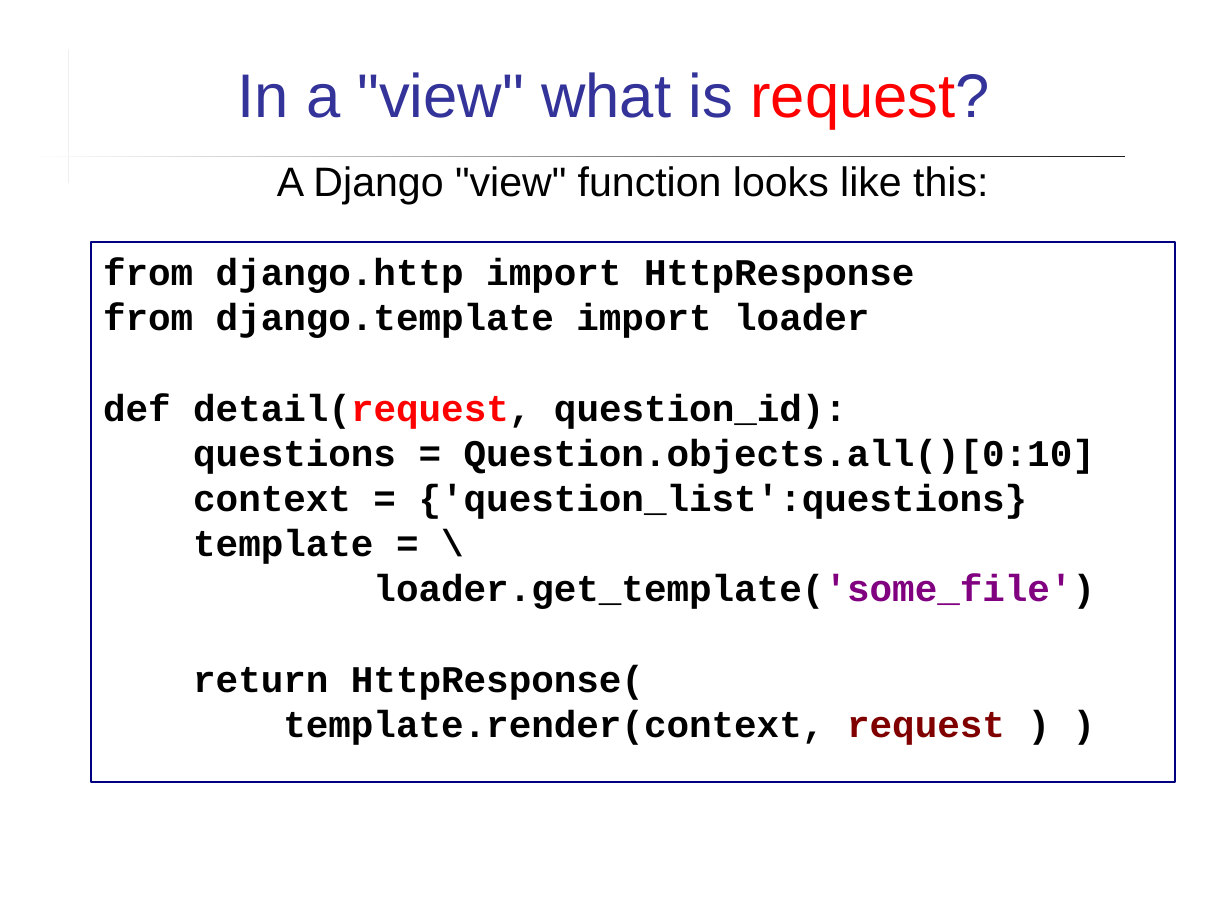
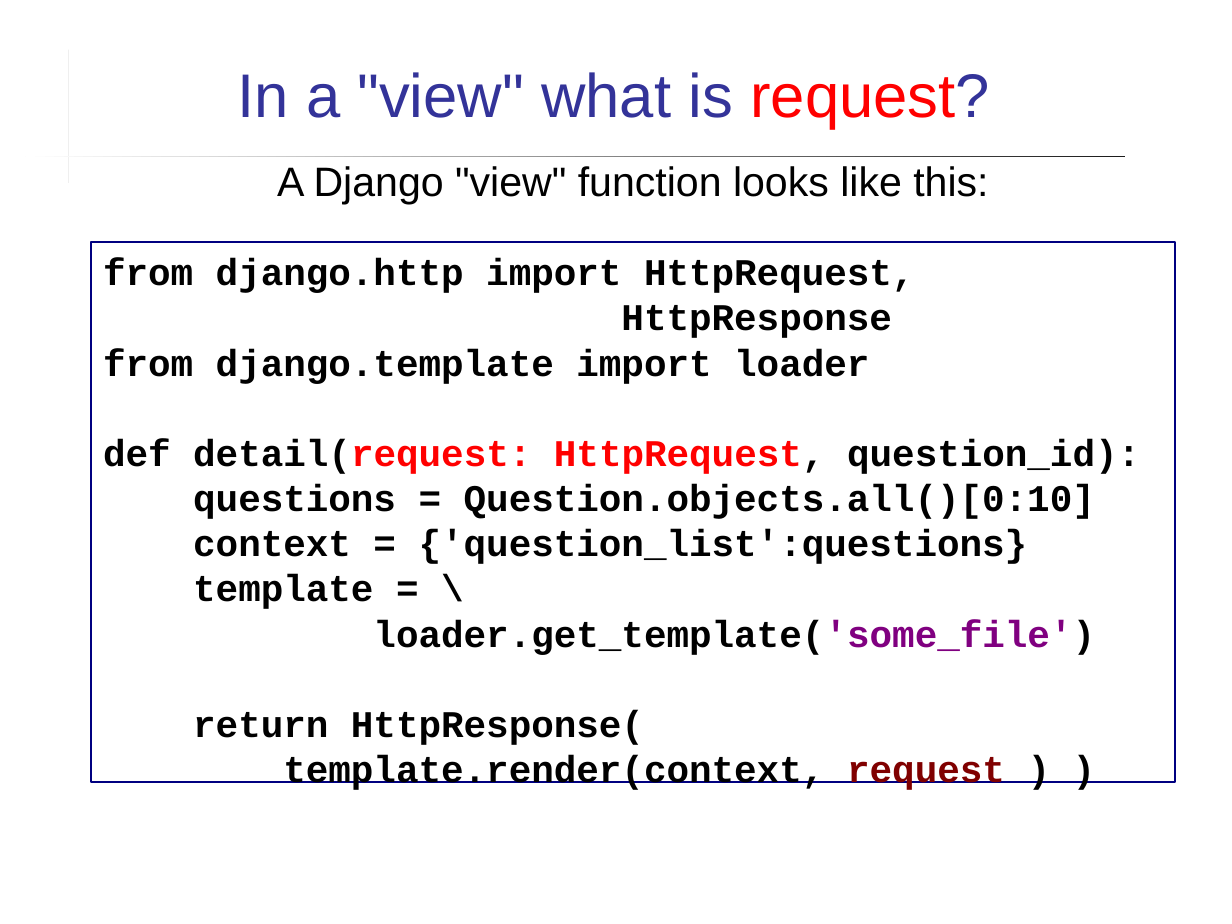
Before and after one commit to cpske/ISP, a slide deck: slide 13 of django/Django-review-1.ppt. Drawn at 1232x924 pixels with LibreOffice and Linux fonts; fonts in the diff are those of the drawing. Boxes give left, top, right and bottom in pixels: in the first picture for what was removed or moved away, otherwise in the second. Text is boxed around its words. In the diff, an @@ line names an element or a change of style, - is before the commit and + after.

```diff
--- a/django/Django-review-1.ppt
+++ b/django/Django-review-1.ppt
@@ text in rectangle at (103, 258, 915, 338): text changed @@
-from django.http import HttpResponse
+from django.http import HttpRequest,
+HttpResponse
@@ text in rectangle at (103, 439, 1140, 474): text changed @@
-def detail(request, question_id):
+def detail(request: HttpRequest, question_id):
```
Also in this commit, not shown: 4 other slides changed, 3 slides added, 2 other files.
